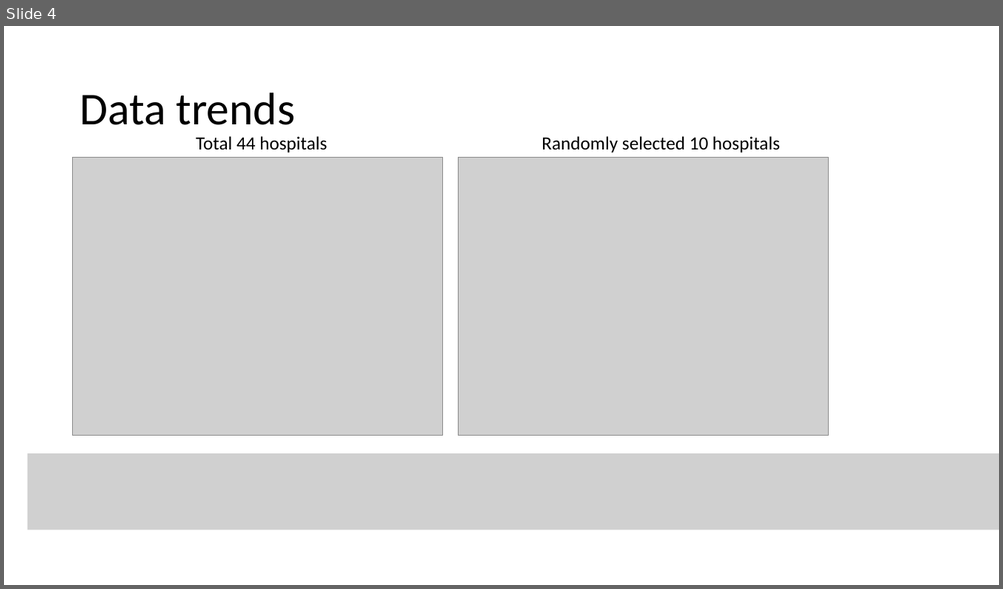
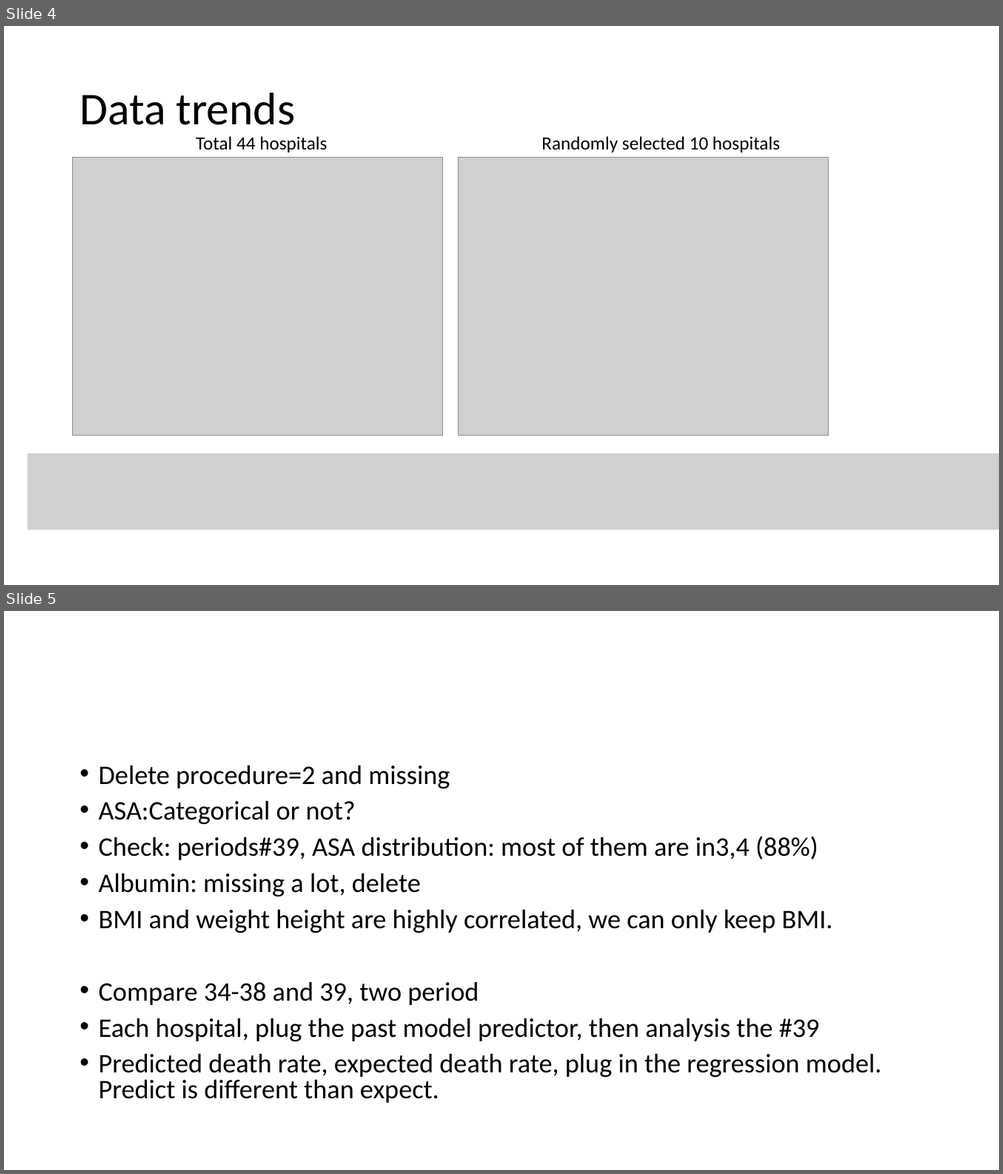
Before and after one commit to zhwr7125/BIOS6624, a slide deck: Project3/Reports/P3 imterim presentation.pptx. Shown one above the other, each under a label of ours: slide 4 before the commit, slides 4 and 5 after it. The pictures are 1003x589 and 1003x1174 pixels, drawn with LibreOffice and Linux fonts; fonts in the diff are those of the drawing; grey boxes stand for pictures. Boxes give left, top, right and bottom in pixels: in the first picture for what was removed or moved away, otherwise in the second. Text is boxed around its words. In the diff, an @@ line names an element or a change of style, - is before the commit and + after.

```diff
--- a/Project3/Reports/P3 imterim presentation.pptx
+++ b/Project3/Reports/P3 imterim presentation.pptx
@@ slide 5 added at (x1=4, y1=611, x2=999, y2=1170), background #FFFFFF @@
@@ text added at (x1=99, y1=765, x2=882, y2=1103), 25.9 pt, text #000000 @@
+• Delete procedure=2 and missing
+• ASA:Categorical or not?
+• Check: periods#39, ASA distribution: most of them are in3,4 (88%)
+• Albumin: missing a lot, delete
+• BMI and weight height are highly correlated, we can only keep BMI.
+• Compare 34-38 and 39, two period
+• Each hospital, plug the past model predictor, then analysis the #39
+• Predicted death rate, expected death rate, plug in the regression model. Predict is different than expect.
```
Also in this commit, not shown: 1 other slide added.
